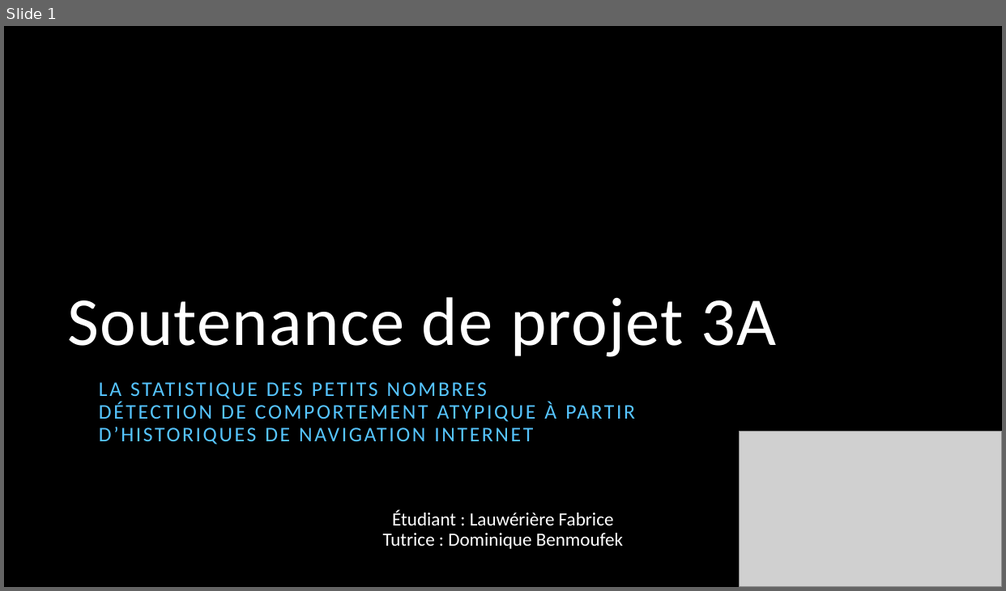
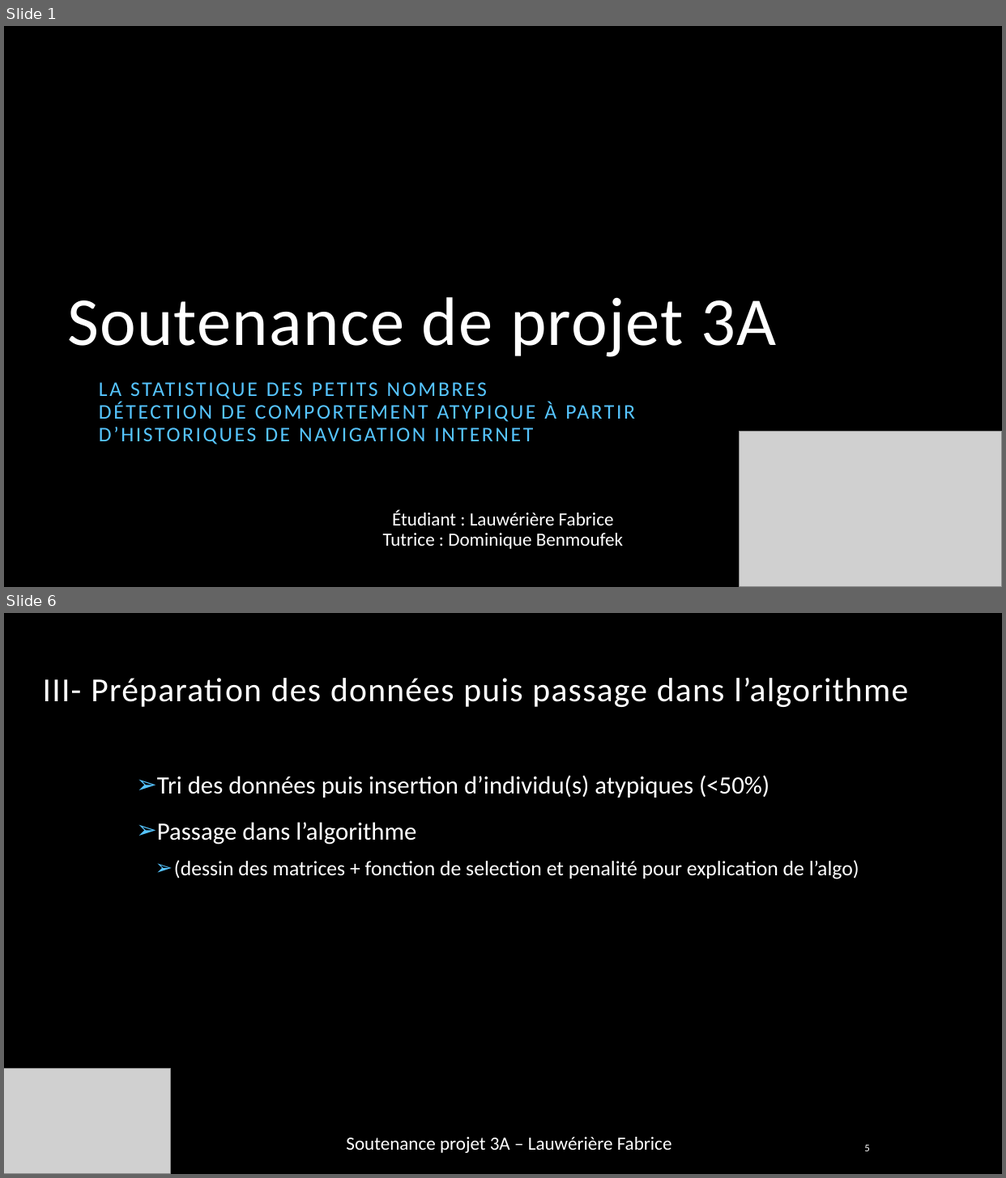
Before and after one commit to fabrice-lauweriere/projet3a-AtypicDetection, a slide deck: Documents/soutenance/soutenanceProjet3A.pptx. Shown one above the other, each under a label of ours: slide 1 before the commit, slides 1 and 6 after it; the slides between them are not shown. The pictures are 1006x591 and 1006x1178 pixels, drawn with LibreOffice and Linux fonts; fonts in the diff are those of the drawing; grey boxes stand for pictures; background and template pictures are left out. Boxes give left, top, right and bottom in pixels: in the first picture for what was removed or moved away, otherwise in the second. Text is boxed around its words. In the diff, an @@ line names an element or a change of style, - is before the commit and + after.

```diff
--- a/Documents/soutenance/soutenanceProjet3A.pptx
+++ b/Documents/soutenance/soutenanceProjet3A.pptx
@@ slide 6 added at (4,613,1002,1174), background picture (left out) @@
@@ title added at (43,678,908,707), 32.4 pt, text #FFFFFF @@
+III- Préparation des données puis passage dans l’algorithme
@@ text added at (157,775,859,879), 24 pt, text #FFFFFF @@
+➢ Tri des données puis insertion d’individu(s) atypiques (<50%)
+➢ Passage dans l’algorithme
+  ➢ (dessin des matrices + fonction de selection et penalité pour explication de l’algo)
@@ picture added at (4,1068,170,1174) @@
@@ text added at (346,1137,672,1153), 18 pt, text #FFFFFF @@
+Soutenance projet 3A – Lauwérière Fabrice
@@ page number added at (864,1144,869,1152), 10 pt, text #FFFFFF @@
+5
```
Also in this commit, not shown: 6 other slides added, 17 other files.
